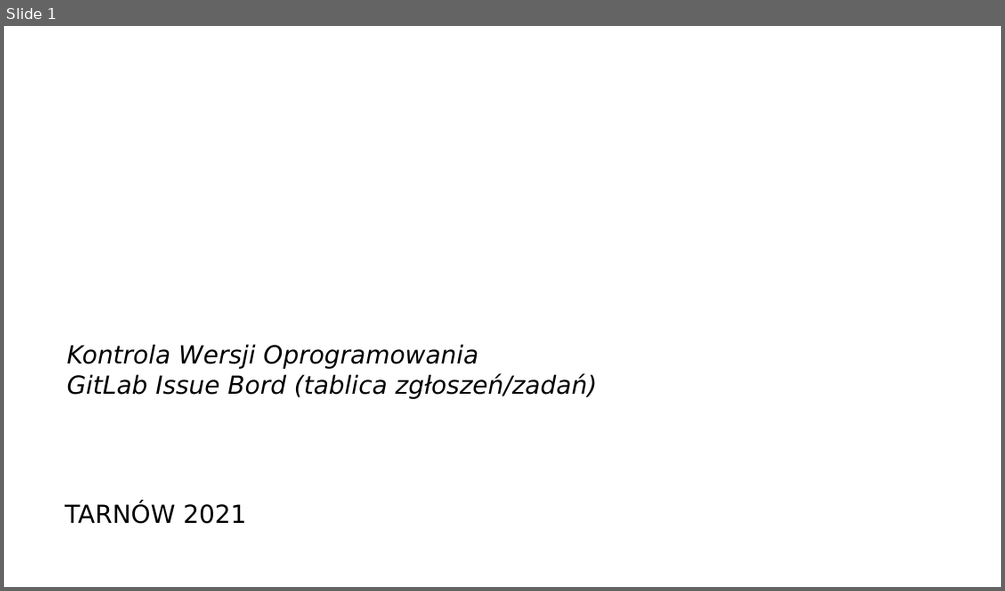
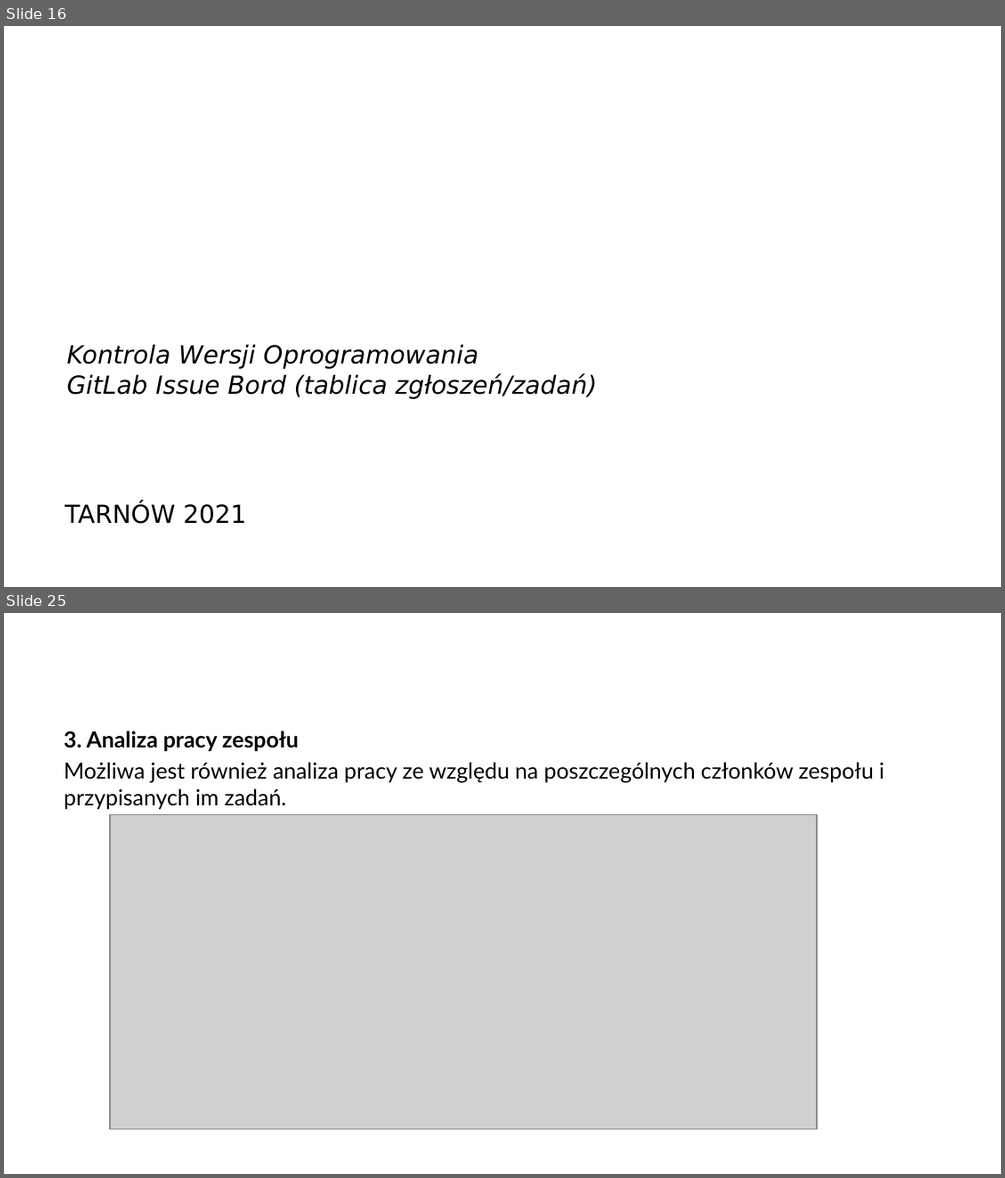
Before and after one commit to arturkwiek/gitlab-tutorial, a slide deck: 09. Git - tutorial - 4 drogi wykorzystania tablicy zgłoszeń.pptx. Shown one above the other, each under a label of ours: slide 1 before the commit, slides 16 and 25 after it; the slides between them are not shown. The pictures are 1005x591 and 1005x1178 pixels, drawn with LibreOffice and Linux fonts; fonts in the diff are those of the drawing; grey boxes stand for pictures; background and template pictures are left out. Boxes give left, top, right and bottom in pixels: in the first picture for what was removed or moved away, otherwise in the second. Text is boxed around its words. In the diff, an @@ line names an element or a change of style, - is before the commit and + after.

```diff
--- a/09. Git - tutorial - 4 drogi wykorzystania tablicy zgłoszeń.pptx
+++ b/09. Git - tutorial - 4 drogi wykorzystania tablicy zgłoszeń.pptx
@@ slide 25 added at (4, 613, 1001, 1174), background picture (left out) @@
@@ text added at (64, 730, 884, 810), 16 pt, text #000000 @@
+3. Analiza pracy zespołu
+Możliwa jest również analiza pracy ze względu na poszczególnych członków zespołu i przypisanych im zadań.
@@ picture added at (110, 815, 817, 1129) @@
@@ what was slide 1 is now slide 16 @@
```
Also in this commit, not shown: 13 slides changed, 6 other slides added.
